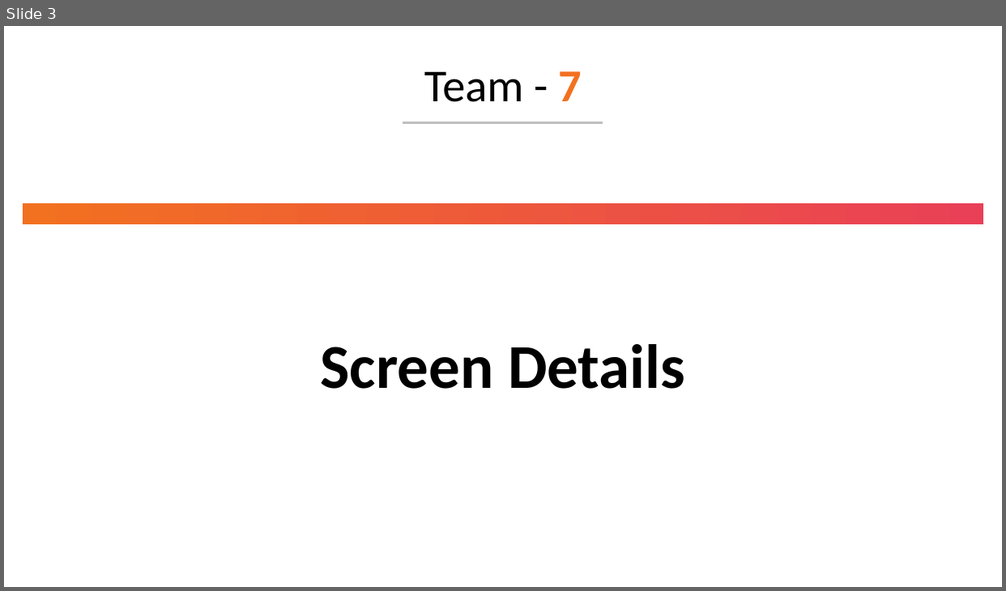
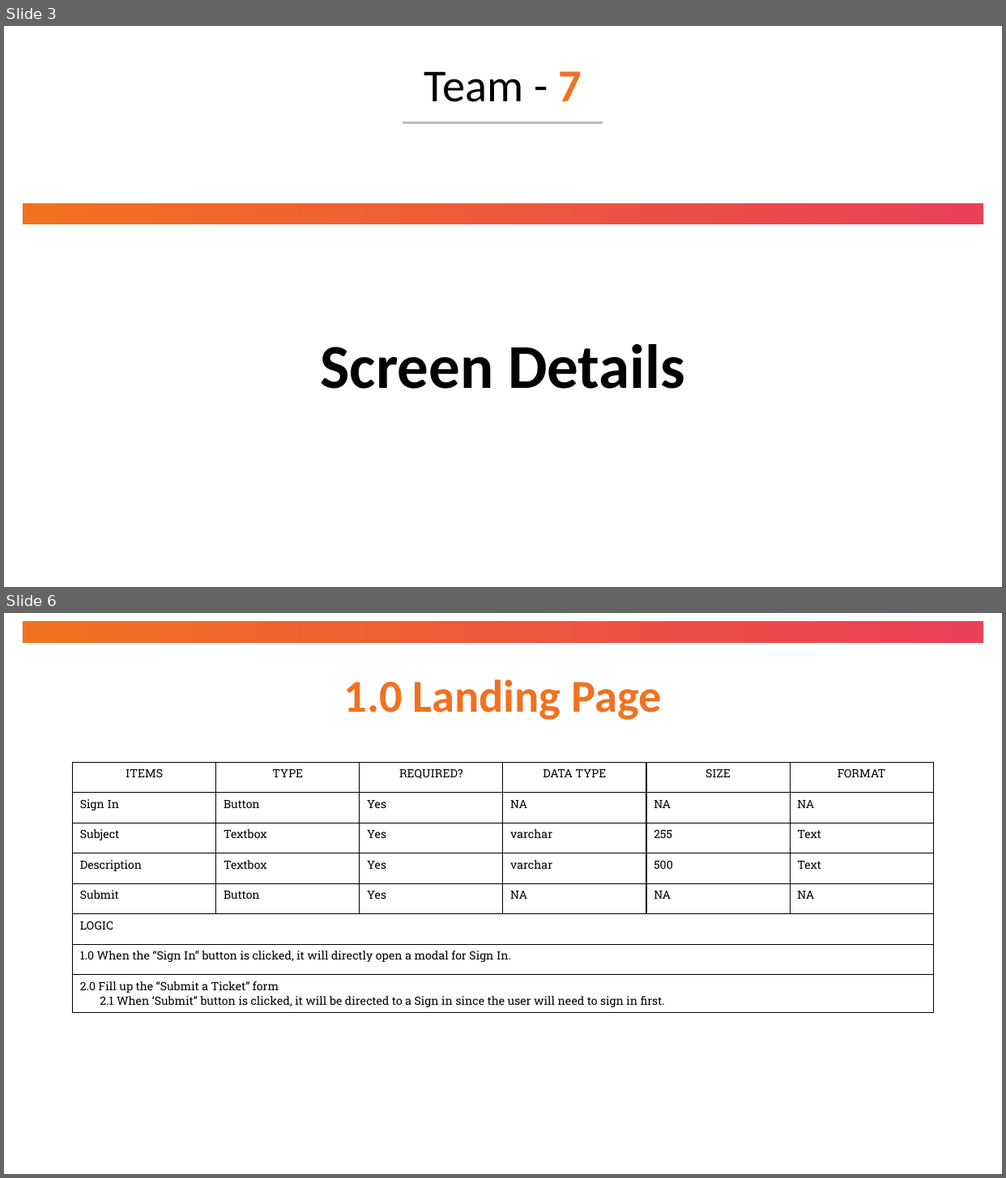
Before and after one commit to StarGaze870/ServiceChargeApp, a slide deck: docs/Team 7 - High Level Design.pptx. Shown one above the other, each under a label of ours: slide 3 before the commit, slides 3 and 6 after it; the slides between them are not shown. The pictures are 1006x591 and 1006x1178 pixels, drawn with LibreOffice and Linux fonts; fonts in the diff are those of the drawing. Boxes give left, top, right and bottom in pixels: in the first picture for what was removed or moved away, otherwise in the second. Text is boxed around its words. In the diff, an @@ line names an element or a change of style, - is before the commit and + after.

```diff
--- a/docs/Team 7 - High Level Design.pptx
+++ b/docs/Team 7 - High Level Design.pptx
@@ slide 6 added at box(4, 613, 1002, 1174), background #FFFFFF @@
@@ rectangle added at box(23, 621, 984, 643), fill gradient #F27120 to #E94057 @@
@@ title added at box(344, 679, 661, 720), 44 pt, text gradient #F27120 to #E94057, bold @@
+1.0 Landing Page
@@ table added at box(73, 763, 936, 1011), 8 rows, 6 columns @@
+ITEMS | TYPE | REQUIRED? | DATA TYPE | SIZE | FORMAT
+Sign In | Button | Yes | NA | NA | NA
+Subject | Textbox | Yes | varchar | 255 | Text
+Description | Textbox | Yes | varchar | 500 | Text
+Submit | Button | Yes | NA | NA | NA
+LOGIC |  |  |  |  | 
+1.0 When the “Sign In” button is clicked, it will directly open a modal for Sign In. |  |  |  |  | 
+2.0 Fill up the “Submit a Ticket” form / 2.1 When ‘Submit” button is clicked, it will be directed to a Sign in since the user will need to sign in first. |  |  |  |  | 
```
Also in this commit, not shown: 9 slides changed, 11 other slides added, 4 slides removed.
